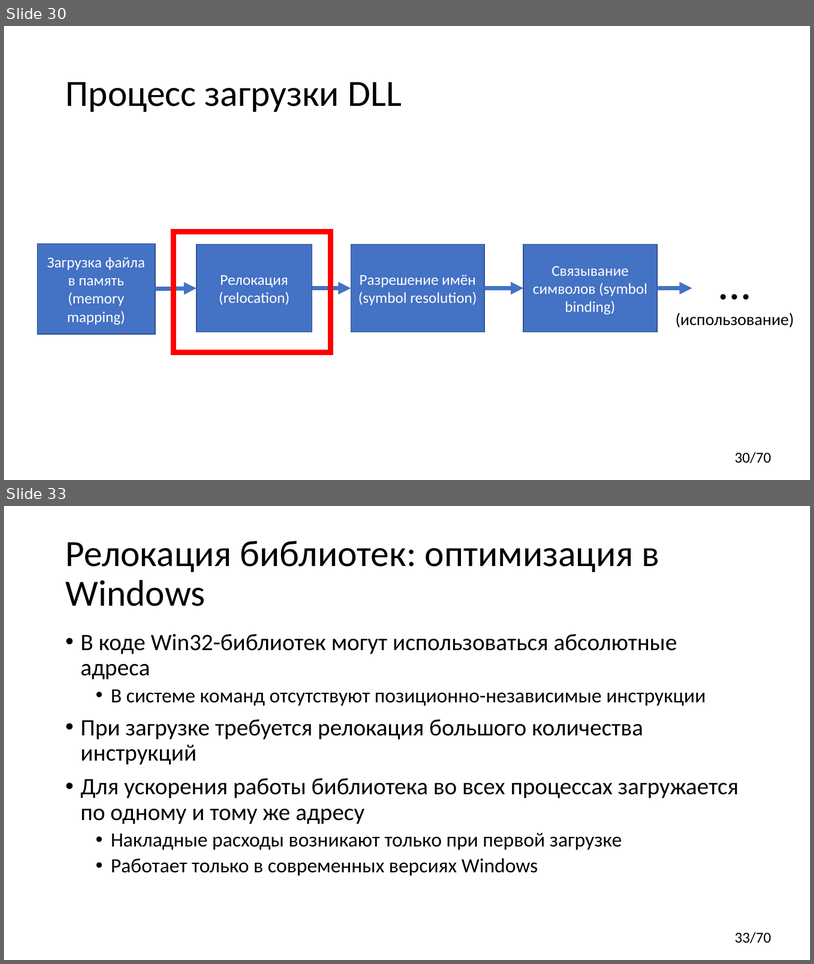
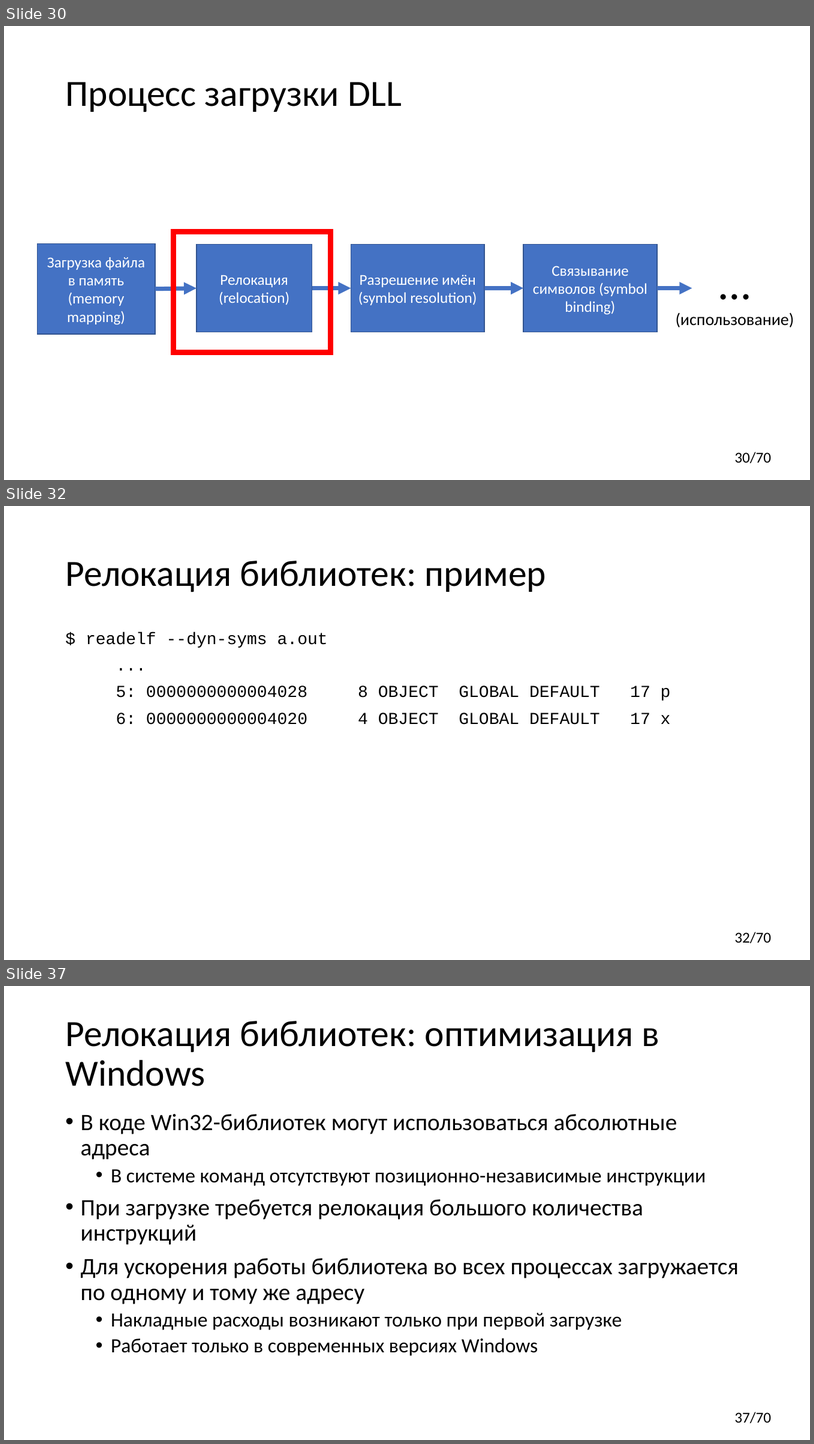
Before and after one commit to yugr/CppRussia, a slide deck: 2024/RU.pptx. Shown one above the other, each under a label of ours: slides 30 and 33 before the commit, slides 30, 32 and 37 after it; the slides between them are not shown. The pictures are 814x964 and 814x1444 pixels, drawn with LibreOffice and Linux fonts; fonts in the diff are those of the drawing. Boxes give left, top, right and bottom in pixels: in the first picture for what was removed or moved away, otherwise in the second. Text is boxed around its words. In the diff, an @@ line names an element or a change of style, - is before the commit and + after.

```diff
--- a/2024/RU.pptx
+++ b/2024/RU.pptx
@@ slide 32 added at [4, 506, 810, 960], background #FFFFFF; not listed: 1 template element that a slide beside it also shows @@
@@ title added at [65, 561, 546, 592], 44 pt, text #000000 @@
+Релокация библиотек: пример
@@ text added at [86, 632, 671, 724], 20 pt, text #000000 @@
+$ readelf --dyn-syms a.out
+...
+5: 0000000000004028 8 OBJECT GLOBAL DEFAULT 17 p
+6: 0000000000004020 4 OBJECT GLOBAL DEFAULT 17 x
@@ what was slide 33 is now slide 37 @@
@@ page number at [735, 1411, 771, 1423]: text changed @@
-33/70
+37/70
```
Also in this commit, not shown: 3 slides changed, 4 other slides added, 1 slide removed.
